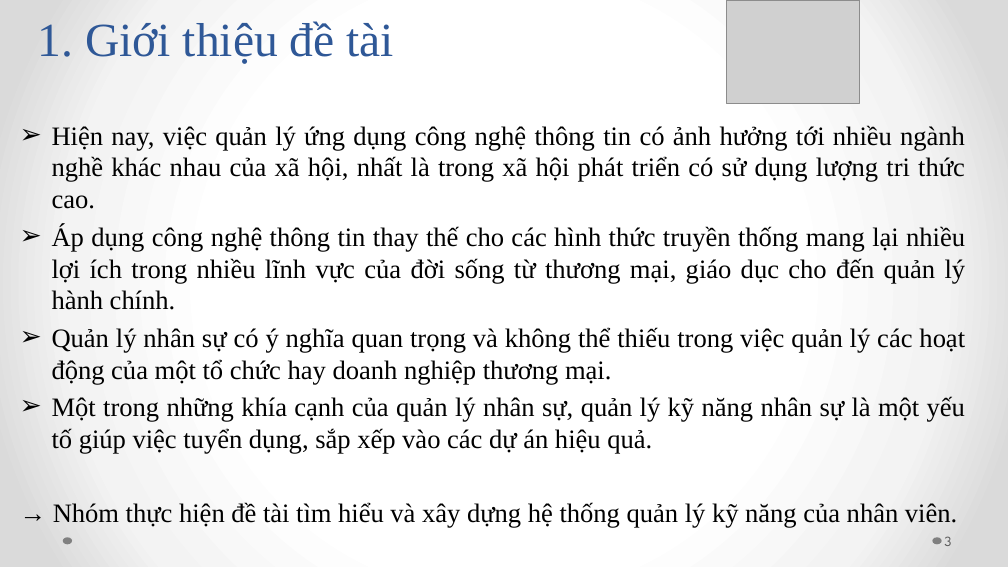
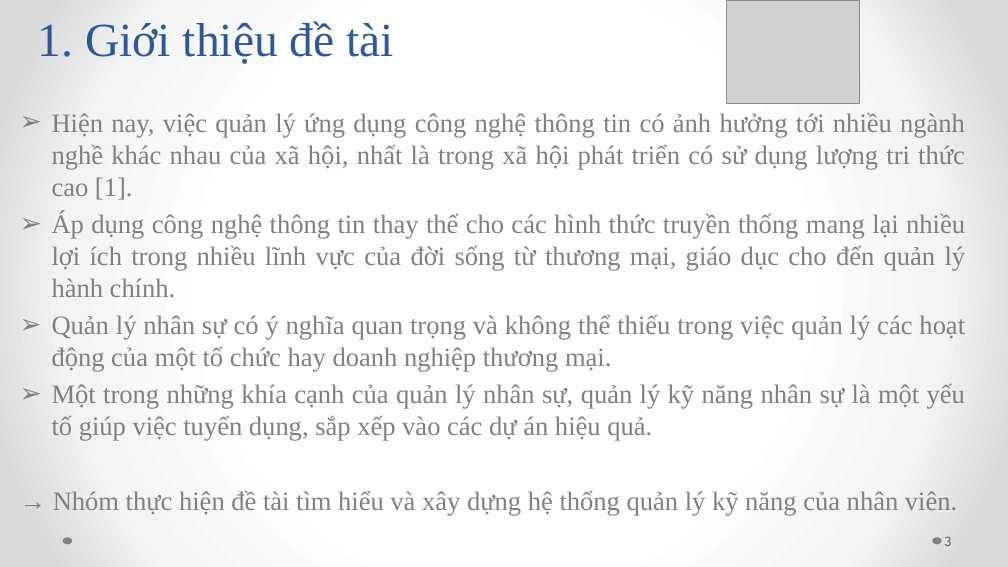
Before and after one commit to andy3520/intern-final-doc, a slide deck: slide 3 of doc/BAO_CAO-DO_AN_TOT_NGHIEP-SKILL_INVENTORY.pptx. Drawn at 1008x567 pixels with LibreOffice and Linux fonts; fonts in the diff are those of the drawing; grey boxes stand for pictures. Boxes give left, top, right and bottom in pixels: in the first picture for what was removed or moved away, otherwise in the second. Text is boxed around its words. In the diff, an @@ line names an element or a change of style, - is before the commit and + after.

```diff
--- a/doc/BAO_CAO-DO_AN_TOT_NGHIEP-SKILL_INVENTORY.pptx
+++ b/doc/BAO_CAO-DO_AN_TOT_NGHIEP-SKILL_INVENTORY.pptx
@@ text "Hiện nay, việc quản lý ...": place and size @@
-text "Hiện nay, việc quản lý ..." at (52, 125, 966, 528)
+text "Hiện nay, việc quản lý ..." at (52, 113, 966, 515)
@@ text at (52, 113, 965, 200): text changed; text colour #000000 to #808080 @@
-➢ Hiện nay, việc quản lý ứng dụng công nghệ thông tin có ảnh hưởng tới nhiều ngành nghề khác nhau của xã hội, nhất là trong xã hội phát triển có sử dụng lượng tri thức cao.
+➢ Hiện nay, việc quản lý ứng dụng công nghệ thông tin có ảnh hưởng tới nhiều ngành nghề khác nhau của xã hội, nhất là trong xã hội phát triển có sử dụng lượng tri thức cao [1].
@@ text at (52, 212, 966, 515): text colour #000000 to #808080 in "Áp dụng công nghệ thông tin thay ...", "Quản lý nhân sự có ý nghĩa ...", "Một trong những khía cạnh của quản ...", "→ Nhóm thực hiện đề tài tìm ..." @@
```
Also in this commit, not shown: 11 other slides changed, 2 other files.
